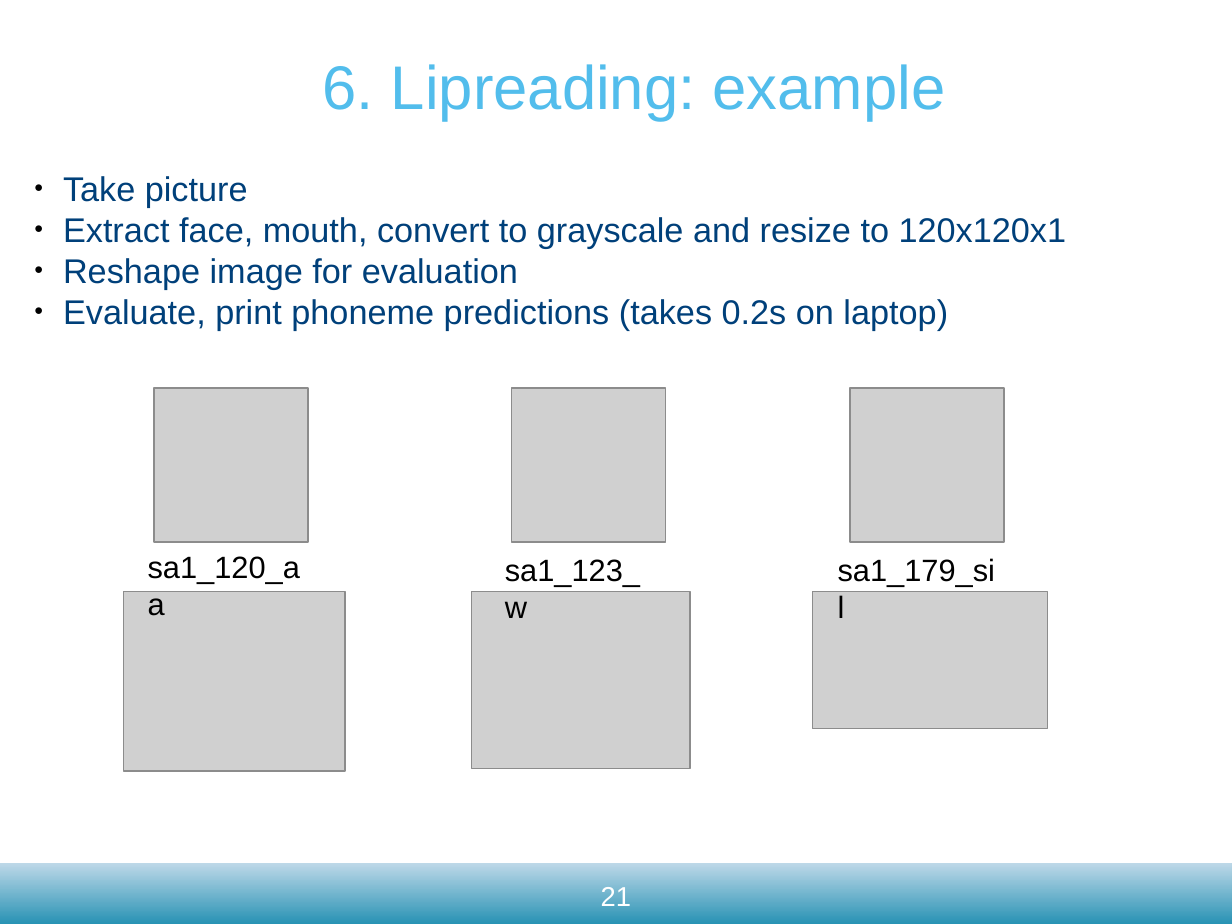
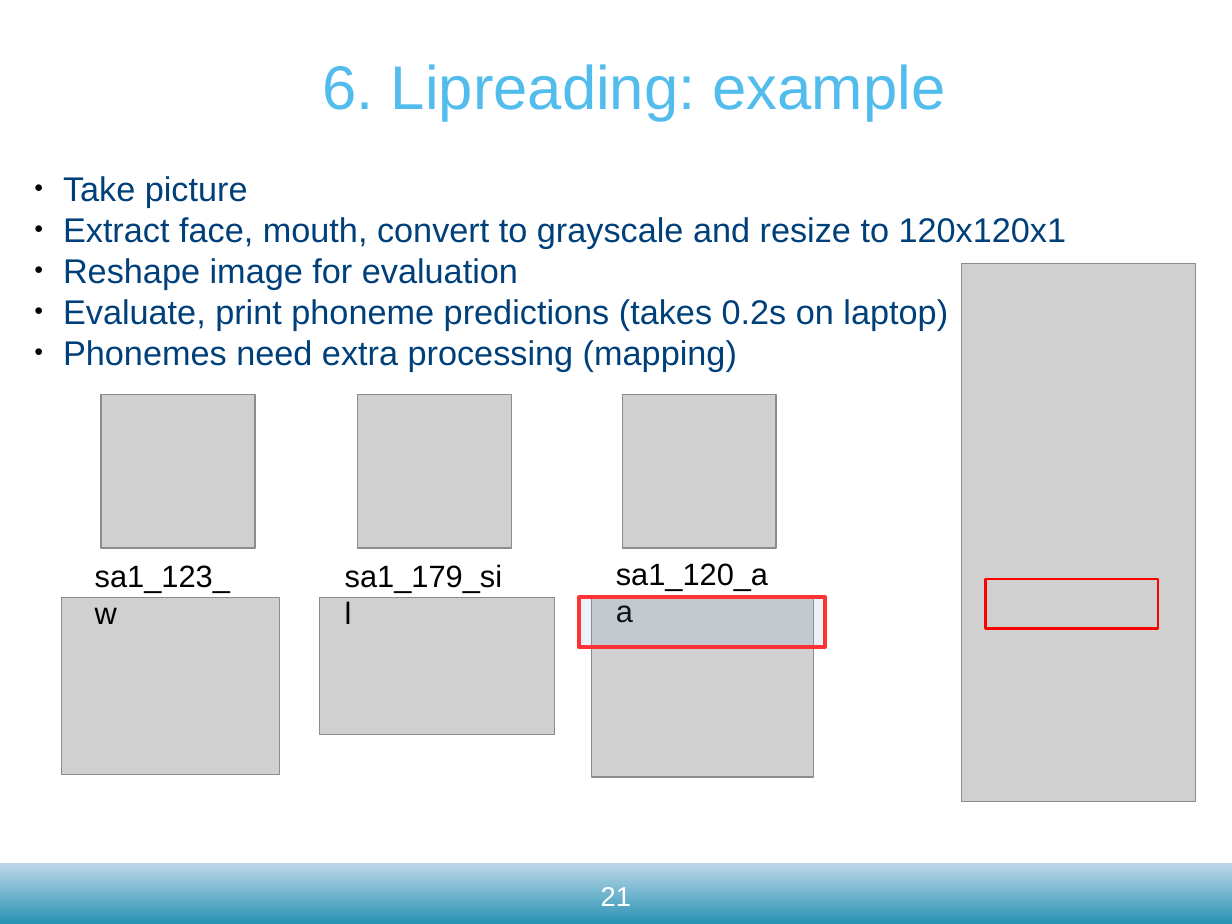
Before and after one commit to matthijsvk/convNets, a slide deck: slide 21 of report/tussentijdse/convNetsSR21dec2017.odp. Drawn at 1232x924 pixels with LibreOffice and Linux fonts; fonts in the diff are those of the drawing; grey boxes stand for pictures; background and template pictures are left out. Boxes give left, top, right and bottom in pixels: in the first picture for what was removed or moved away, otherwise in the second. Text is boxed around its words. In the diff, an @@ line names an element or a change of style, - is before the commit and + after.

```diff
--- a/report/tussentijdse/convNetsSR21dec2017.odp
+++ b/report/tussentijdse/convNetsSR21dec2017.odp
@@ picture added at [961, 264, 1195, 802] @@
@@ text at [63, 340, 737, 371]: paragraph added @@
+● Phonemes need extra processing (mapping)
@@ picture: place and size @@
-picture at [850, 388, 1004, 542]
+picture at [357, 394, 511, 548]
@@ 2 pictures, 1 text: place and size @@
-2 pictures, 1 text at [472, 388, 690, 769]
+2 pictures, 1 text at [62, 394, 280, 775]
@@ text "sa1_179_sil": place and size @@
-text "sa1_179_sil" at [838, 558, 995, 587]
+text "sa1_179_sil" at [345, 564, 502, 593]
@@ 2 pictures, 1 text: place and size @@
-2 pictures, 1 text at [123, 388, 345, 771]
+2 pictures, 1 text at [591, 394, 813, 777]
@@ picture: place and size @@
-picture at [812, 591, 1047, 728]
+picture at [319, 598, 554, 734]
@@ rectangle added at [579, 598, 825, 647], fill #729FCF at 13% opacity, outline #FF3333 2.3 pt @@
@@ rectangle added at [986, 579, 1158, 628], outline #FF0000 1.5 pt @@
```
Also in this commit, not shown: 4 other slides changed, 1 slide added, 1 other file.
